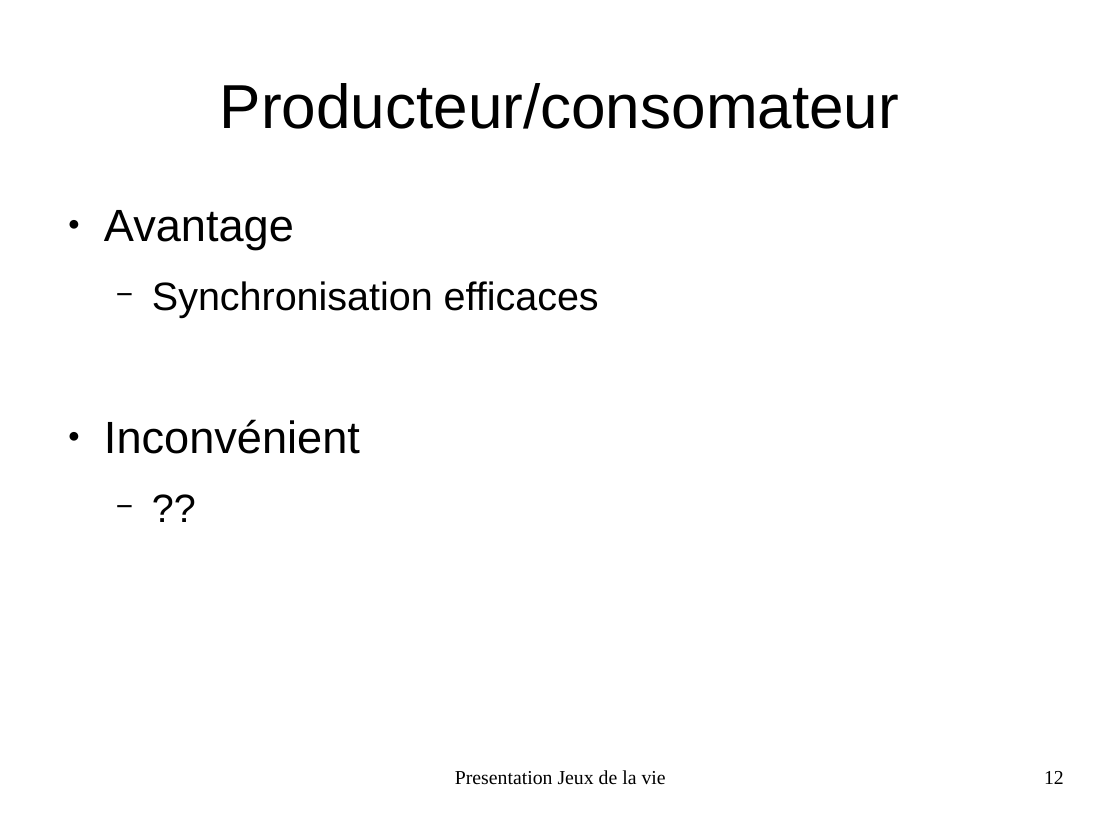
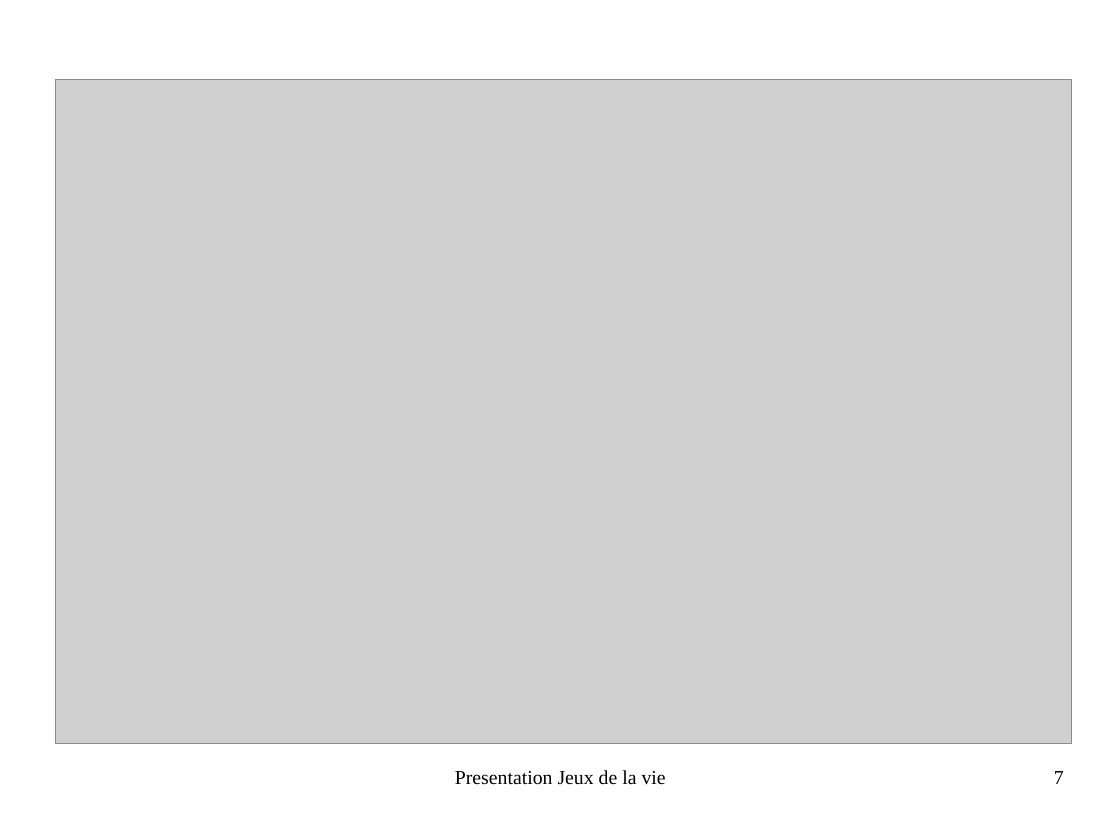
Before and after one commit to FabienInspiron/lifegame, a slide deck: slide 7 of Rapport/Presentation.odp (slide 12 before the commit). Drawn at 1120x840 pixels with LibreOffice and Linux fonts; fonts in the diff are those of the drawing; grey boxes stand for pictures. Boxes give left, top, right and bottom in pixels: in the first picture for what was removed or moved away, otherwise in the second. Text is boxed around its words. In the diff, an @@ line names an element or a change of style, - is before the commit and + after.

```diff
--- a/Rapport/Presentation.odp
+++ b/Rapport/Presentation.odp
@@ picture added at (56, 80, 1072, 745) @@
@@ title removed at (220, 83, 899, 129) @@
-Producteur/consomateur
@@ text removed at (104, 210, 599, 454) @@
-● Avantage
-  − Synchronisation efficaces
-● Inconvénient
-  − ??
@@ page number at (1054, 771, 1064, 784): text changed @@
-12
+7
```
Also in this commit, not shown: 9 other slides changed, 1 slide removed, 1 other file.
